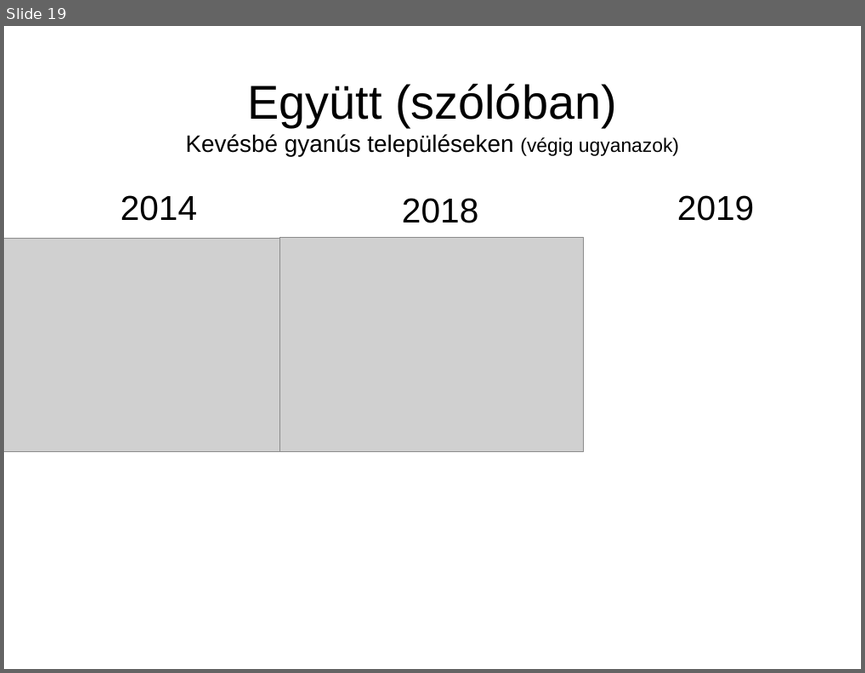
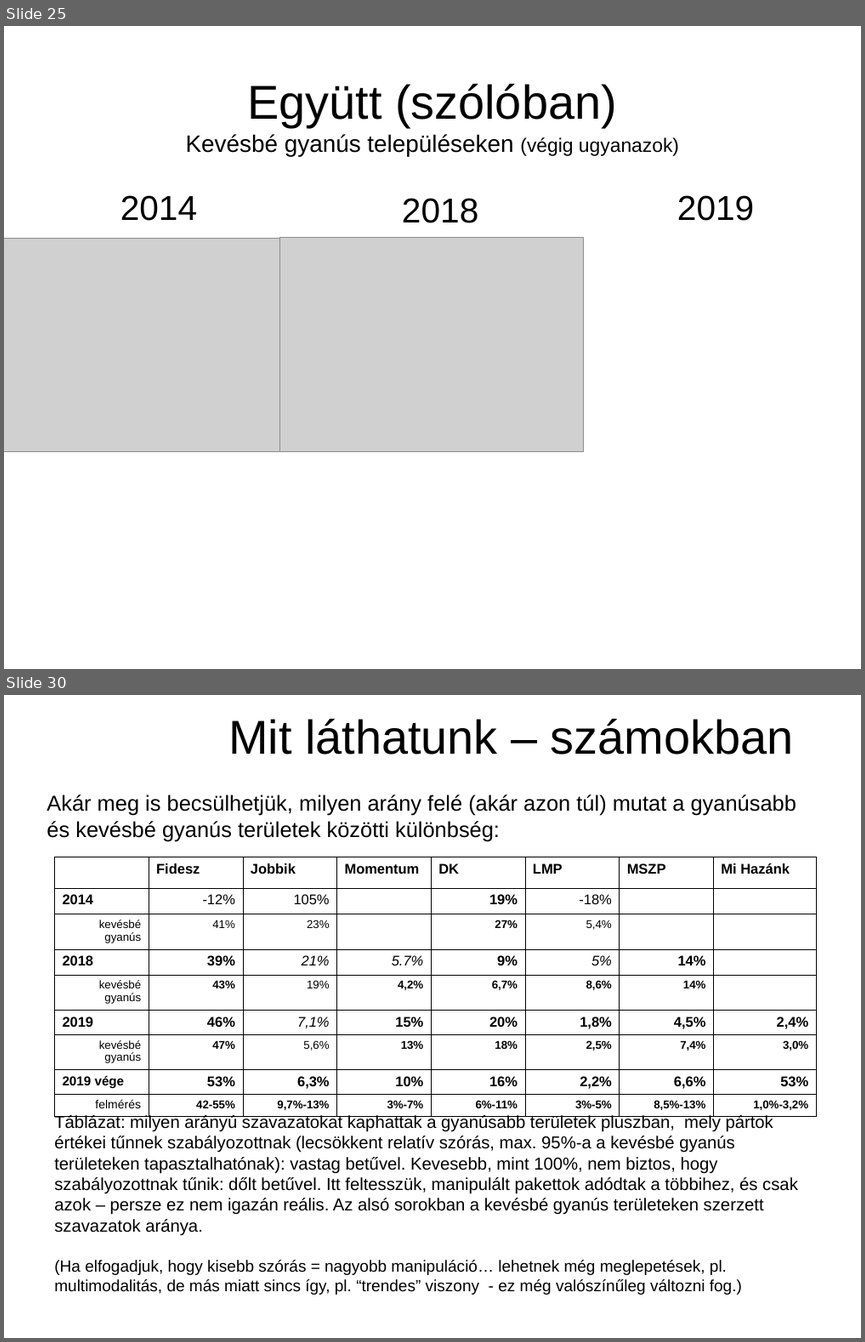
Before and after one commit to brezniczky/ep_elections_2019_hun, a slide deck: slides/hun/slides.odp. Shown one above the other, each under a label of ours: slide 19 before the commit, slides 25 and 30 after it; the slides between them are not shown. The pictures are 865x673 and 865x1342 pixels, drawn with LibreOffice and Linux fonts; fonts in the diff are those of the drawing; grey boxes stand for pictures. Boxes give left, top, right and bottom in pixels: in the first picture for what was removed or moved away, otherwise in the second. Text is boxed around its words. In the diff, an @@ line names an element or a change of style, - is before the commit and + after.

```diff
--- a/slides/hun/slides.odp
+++ b/slides/hun/slides.odp
@@ slide 30 added at (4,695,861,1338), background #FFFFFF @@
@@ title added at (46,719,796,841), 20 pt, text #000000 @@
+Mit láthatunk – számokban
+Akár meg is becsülhetjük, milyen arány felé (akár azon túl) mutat a gyanúsabb és kevésbé gyanús területek közötti különbség:
@@ table added at (54,857,816,1113), 9 rows, 8 columns @@
+ | Fidesz | Jobbik | Momentum | DK | LMP | MSZP | Mi Hazánk
+2014 | -12% | 105% |  | 19% | -18% |  | 
+kevésbé gyanús | 41% | 23% |  | 27% | 5,4% |  | 
+2018 | 39% | 21% | 5.7% | 9% | 5% | 14% | 
+kevésbé gyanús | 43% | 19% | 4,2% | 6,7% | 8,6% | 14% | 
+2019 | 46% | 7,1% | 15% | 20% | 1,8% | 4,5% | 2,4%
+kevésbé gyanús | 47% | 5,6% | 13% | 18% | 2,5% | 7,4% | 3,0%
+2019 vége | 53% | 6,3% | 10% | 16% | 2,2% | 6,6% | 53%
+felmérés | 42-55% | 9,7%-13% | 3%-7% | 6%-11% | 3%-5% | 8,5%-13% | 1,0%-3,2%
@@ text added at (54,1114,798,1294), 16 pt, text #000000 @@
+Táblázat: milyen arányú szavazatokat kaphattak a gyanúsabb területek pluszban, mely pártok értékei tűnnek szabályozottnak (lecsökkent relatív szórás, max. 95%-a a kevésbé gyanús területeken tapasztalhatónak): vastag betűvel. Kevesebb, mint 100%, nem biztos, hogy szabályozottnak tűnik: dőlt betűvel. Itt feltesszük, manipulált pakettok adódtak a többihez, és csak azok – persze ez nem igazán reális. Az alsó sorokban a kevésbé gyanús területeken szerzett szavazatok aránya.
+(Ha elfogadjuk, hogy kisebb szórás = nagyobb manipuláció… lehetnek még meglepetések, pl. multimodalitás, de más miatt sincs így, pl. “trendes” viszony - ez még valószínűleg változni fog.)
@@ what was slide 19 is now slide 25 @@
```
Also in this commit, not shown: 6 slides changed, 13 other slides added, 2 slides removed, 2 other files.
